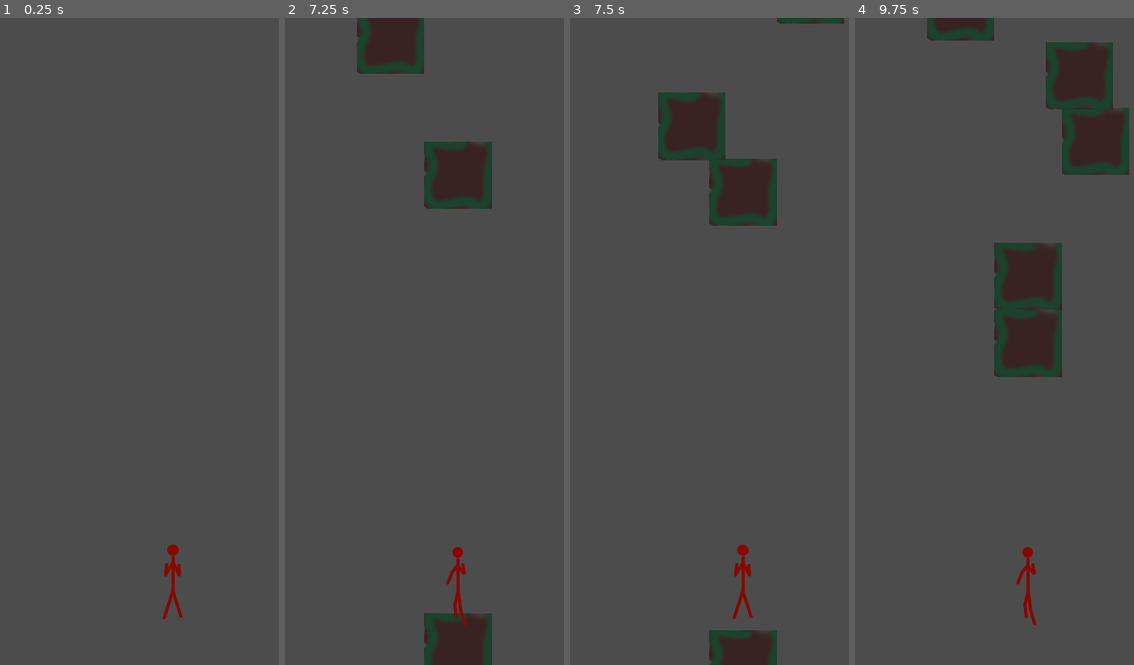
Above: before the commit, frames 1-4 (left to right).
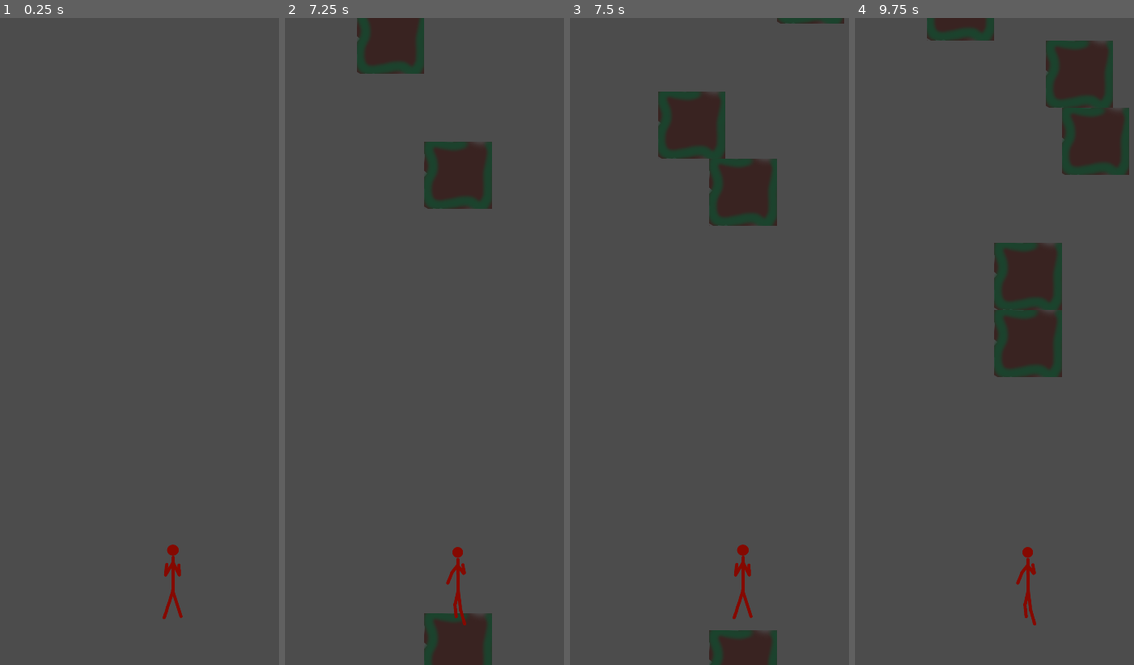
Above: after the commit, the same moments.

Repository: Foxomat/Cyber_Glider
Game: Godot game, scene res://Scenes/Ingame.tscn
Two runs of this game, one before a commit and one after it. Both use one fixed random seed, a clock stepped at 60 frames per second and the inputs below.
Inputs (mouse positions are in pixels of both pictures, inside the frame that each line leads up to):
- Up to frame 1 (0.25 s): no input
- Up to frame 2 (7.25 s): move the mouse to (538, 309) at 0.52 s; click (538, 309) at 0.67 s; drag from (385, 373) to (457, 613) at 1.27 s; move the mouse to (494, 199) at 2.02 s; click (494, 199) at 2.17 s; drag from (441, 470) to (349, 244) at 2.77 s; move the mouse to (outside the picture) at 3.52 s; click (outside the picture) at 3.67 s; tap Enter at 4.25 s; drag from (349, 244) to (457, 613) at 4.27 s; move the mouse to (457, 24) at 5.02 s; click (457, 24) at 5.17 s; drag from (402, 179) to (385, 373) at 5.77 s; drag from (324, 56) to (457, 613) at 6.52 s
- Up to frame 3 (7.5 s): drag from (676, 37) to (742, 613) at 7.27 s
- Up to frame 4 (9.75 s): move the mouse to (1094, 24) at 8.02 s; click (1094, 24) at 8.17 s; drag from (1011, 470) to (919, 244) at 8.77 s; drag from (1094, 56) to (1027, 613) at 9.52 s

Frames 1-2 are identical in both runs. In frame 3, less than 0.1% of the frame differs, in the area x 31-56%, y 11-22%; in frame 4, less than 0.1%, in the area x 68-93%, y 3-15%.

Commit message:
teste gitignore

Diff:
--- /dev/null
+++ b/Gyber_Glider_Godot_Project/Scenes/Platform/CollisionShape1.tres
@@ -0,0 +1,4 @@
+[gd_resource type="ConvexPolygonShape2D" format=2]
+
+[resource]
+points = PoolVector2Array( -98, -90, -90, -98, 90, -98, 98, -90, 98, 90, 90, 98, -90, 98, -98, 90 )
--- a/Gyber_Glider_Godot_Project/Scenes/Platform/Platform.tscn
+++ b/Gyber_Glider_Godot_Project/Scenes/Platform/Platform.tscn
@@ -2,9 +2,7 @@
 
 [ext_resource path="res://NR Platforms placeholder.png" type="Texture" id=1]
 [ext_resource path="res://Scenes/Platform/Platform.gd" type="Script" id=2]
-
-[sub_resource type="RectangleShape2D" id=1]
-extents = Vector2( 96, 96 )
+[ext_resource path="res://Scenes/Platform/CollisionShape1.tres" type="Shape2D" id=3]
 
 [node name="Platform" type="KinematicBody2D"]
 input_pickable = true
@@ -15,7 +13,7 @@
 hframes = 5
 
 [node name="Collision" type="CollisionShape2D" parent="."]
-shape = SubResource( 1 )
+shape = ExtResource( 3 )
 
 [node name="tween" type="Tween" parent="."]
 
